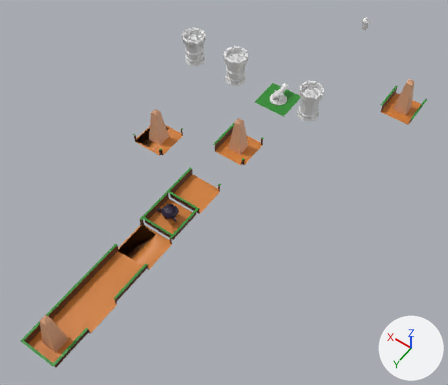
A saved change to the Blender file TerrainTiles.blend.
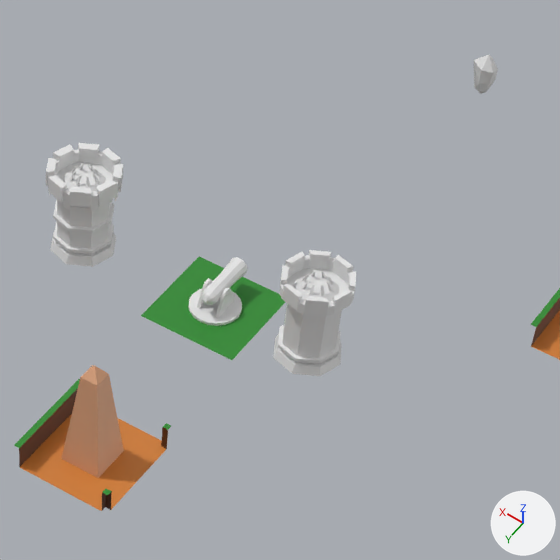
Old and new are each drawn whole from a camera (50 mm lens) standing at (-12.74, 23.21, 24.92) and looking at (-1.42, 7.35, 0.01) and again close up on the part from 47% to 87% of the width and 0% to 47% of the height. The axes (+X, +Y, +Z) are drawn at lower right. The lights are the same throughout.

Objects in the first close-up: 'Arcane_Crystal', 'Arcane_Tower_2', 'No_Path', 'Path_2_Way_Target', 'Path_3_Way_Target', 'Sphere', 'Tower_Arcane_1'.
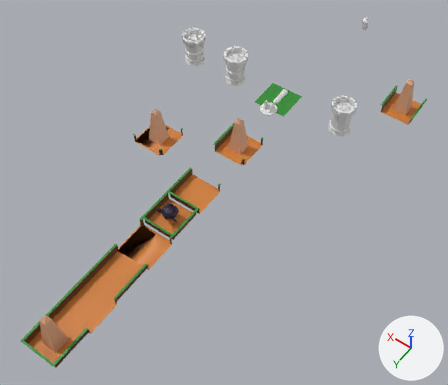
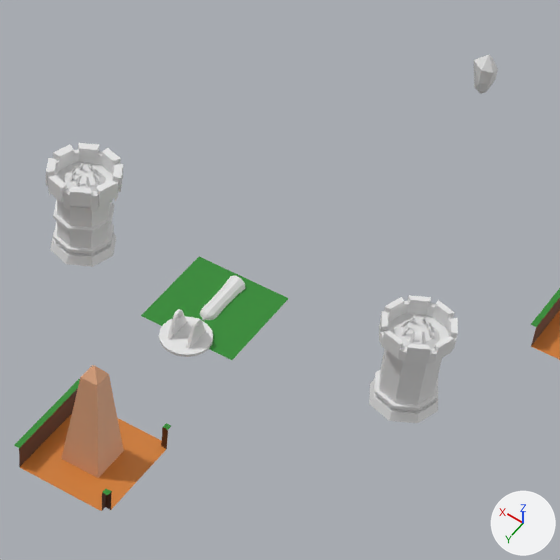
Commit message: Split cannon mesh in two parts

What differs and where, as boxes [x1, y1, x2, y2] in the close-ups (560 x 560 px):
'Tower_Arcane_1', moved: before [273, 250, 356, 376]; after [369, 295, 458, 423]
'Sphere', deleted: before [188, 257, 248, 326]
'Cannon_Base', added: after [159, 309, 213, 357]
'Cannon', added: after [200, 275, 246, 321]

What changed in the scene script:
```text
Add me_sphere_001:
    me_sphere_001.from_pydata(...)  # 121 vertices, 120 faces; spans x -0.192..0.192, y -0.769..0.426, z 0.274..0.64
Add me_sphere_1:
    me_sphere_1.from_pydata(...)  # 115 vertices, 98 faces; spans x -0.5..0.5, y -0.5..0.5, z 0.004..0.555
Change ob_tower_arcane_1:
    ob_tower_arcane_1.location: (-2.0, 0.0, 0.0) -> (-4.0, 0.0, 0.0)
Remove ob_sphere:
    ob_sphere = bpy.data.objects.new('Sphere', me_sphere)
    ob_sphere.location = (0.0, 0.0, 0.0)
Add ob_cannon:
    ob_cannon = bpy.data.objects.new('Cannon', me_sphere_001)
    ob_cannon.location = (0.0, 0.0, -0.45)
Add ob_cannon_base:
    ob_cannon_base = bpy.data.objects.new('Cannon_Base', me_sphere_1)
    ob_cannon_base.location = (0.0, 1.0, 0.0)
```
